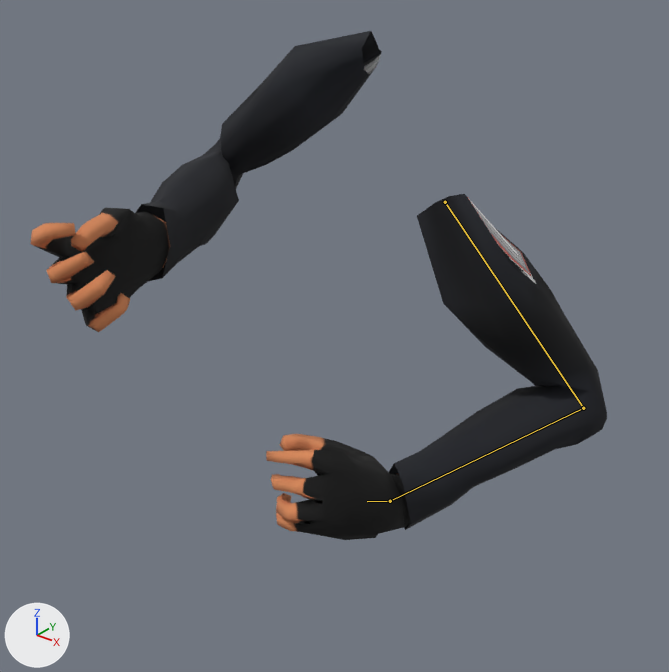
The FBX model Assets/6v6Shooter/Animations/[03] GunSpecific Animations/M4A1 FPS animations/M4A1-Sentinel Reload Animations.fbx as it was, and as the next commit left it.
Before and after are seen from a camera (50 mm lens) standing at (0.648, -0.948, 1.633) and looking at (0.001, -0.139, 1.132). The axes (+X, +Y, +Z) are drawn at lower left. The lights are the same throughout. Both versions are drawn at frame 90 of the action 'AN_FPS_M4A1_Reload'; the numbers are the values there. The bones that change are drawn over the model as lines.

In view in the first picture: 'SM_Male1FpsBody'.
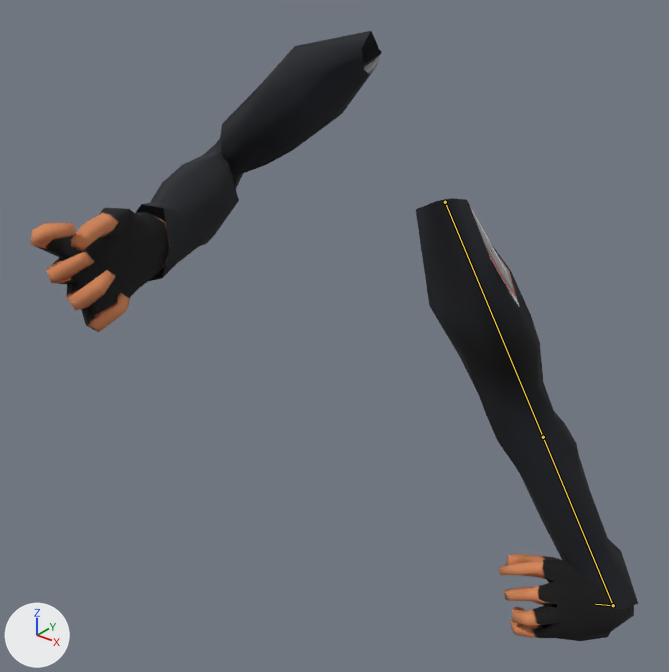
What differs and where, as boxes (x1, y1, x2, y2) in the pictures (669 x 672 px):
'SM_Male1FpsBody', posed (20% taller)
    before: (31, 31, 607, 540)
    after: (31, 31, 638, 641)
bone 'DEF-upper_arm.L', root to tip
    before: (445, 202) to (583, 408)
    after: (445, 202) to (543, 437)
bone 'DEF-forearm.L', root to tip
    before: (583, 408) to (390, 501)
    after: (543, 437) to (613, 605)
bone 'DEF-hand.L', root to tip
    before: (390, 501) to (367, 501)
    after: (613, 605) to (595, 604)

The edits, one by one:
Bone 'DEF-upper_arm.L' (bone_def_upper_arm_l) turns from (23, 67, 5) to (13, 69, -16) degrees about its own x, y and z.
Bone 'DEF-upper_arm.L' (bone_def_upper_arm_l) is rescaled from (1.02, 0.96, 1.02) to (0.97, 1.05, 0.97).
Bone 'DEF-forearm.L' (bone_def_forearm_l) turns from (95, 3, 0) to (-7, 5, -1) degrees about its own x, y and z.
Bone 'DEF-forearm.L' (bone_def_forearm_l) is rescaled from (1.0, 0.94, 1.06) to (1.0, 1.01, 1.0).
Bone 'DEF-hand.L' (bone_def_hand_l) turns from (44, 44, 98) to (39, -40, 119) degrees about its own x, y and z.
Bone 'DEF-hand.L' (bone_def_hand_l) is rescaled from (1.02, 0.99, 1.0) to (0.99, 0.99, 1.03).
